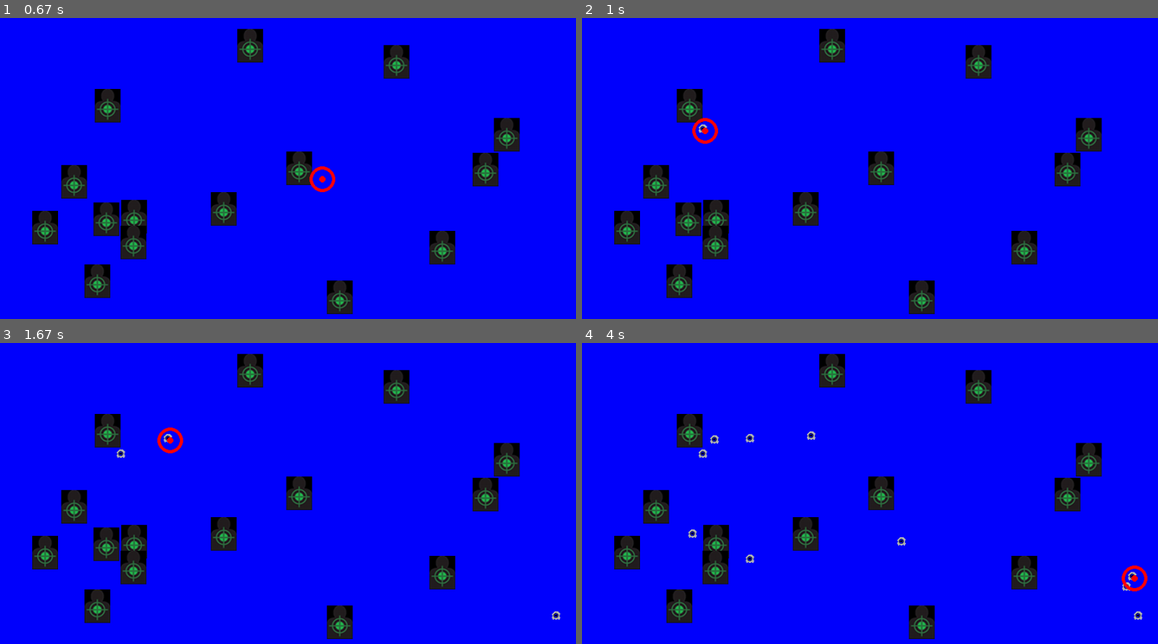
Above: before the commit, frames 1-4 (two rows, left to right).
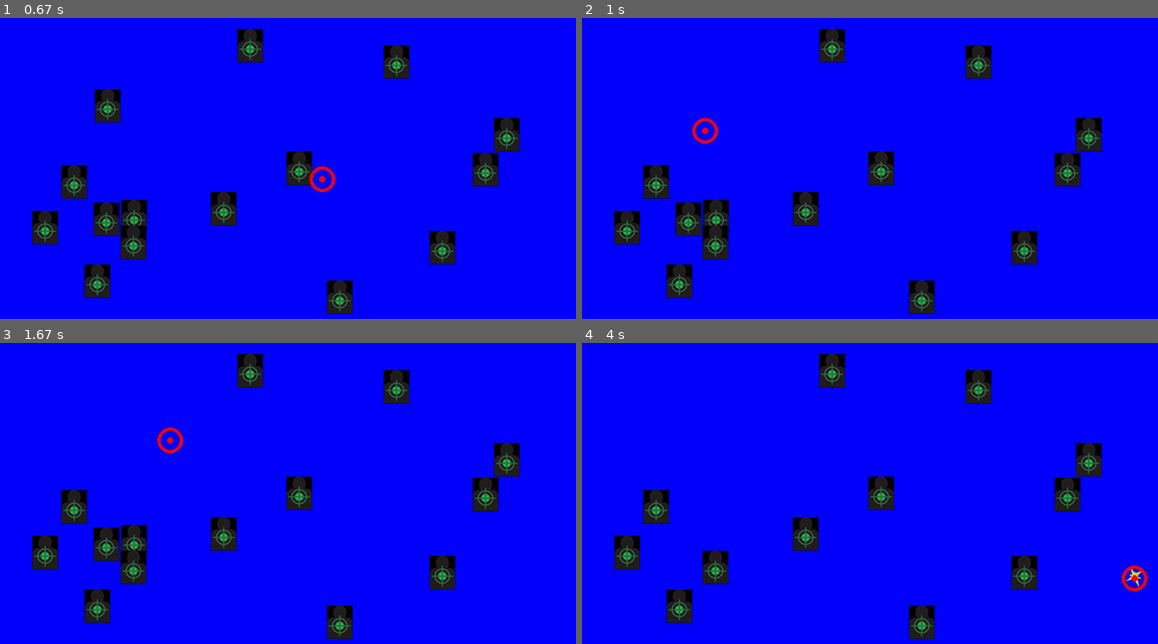
Above: after the commit, the same moments.

Repository: PerrottaJulian/Pygame-AimLab
Game: pygame game, started from borrador_aimlabs.py
The game is run twice, just before and just after one commit, with the same random seed, the same clock (stepped at 60 frames per second) and the same inputs.
Inputs (mouse positions are in pixels of both pictures, inside the frame that each line leads up to):
- Up to frame 1 (0.67 s): click (322, 180) at 0.38 s
- Up to frame 2 (1 s): click (702, 129) at 0.72 s
- Up to frame 3 (1.67 s): click (558, 616) at 1.05 s; click (167, 439) at 1.38 s
- Up to frame 4 (4 s): click (904, 541) at 1.72 s; click (812, 436) at 2.05 s; click (1129, 586) at 2.38 s; click (697, 535) at 2.72 s; click (714, 442) at 3.05 s; click (749, 559) at 3.38 s; click (1134, 577) at 3.72 s

Frame 1 is identical in both runs. In frame 2, 0.5% of the frame differs, in the area x 16-22%, y 23-39%; in frame 3, 0.6%; in frame 4, 1.3%, in the area x 16-98%, y 23-92%.

Commit message:
29/11/23
cambios en las carpetas

Diff:
--- a/main.py
+++ b/borrador_aimlabs.py
@@ -40,7 +40,7 @@
 class Shot(pygame.sprite.Sprite):
     def __init__(self):
         super().__init__()
-        self.image = pygame.image.load("sprites_sounds/disparo2.png").convert()
+        self.image = pygame.image.load("sprites_sounds/45724.png").convert()
         self.image.set_colorkey(full_black)
         self.rect = self.image.get_rect()
 
@@ -101,8 +101,8 @@
                 gameover = True
             elif event.type == pygame.MOUSEBUTTONDOWN:
                 shot = Shot()
-                shot.rect.x = mouse_pos[0] -10
-                shot.rect.y = mouse_pos[1] -10
+                shot.rect.x = mouse_pos[0] -15
+                shot.rect.y = mouse_pos[1] -20
 
                 shot_list.add(shot)
                 all_sprites_list.add(shot)
@@ -126,6 +126,11 @@
     #! Logica del Juego (pasar a funciones)
     for shot in shot_list:
         target_hit_list = pygame.sprite.spritecollide(shot, target_list, True)
+        r = random.randint(1,10)
+        if r == 1 :
+
+            shot_list.remove(shot)
+            all_sprites_list.remove(shot)
         for hit in target_hit_list:
             clang.play()
 
Renamed: animacion.py -> pygame_practise/animacion.py
Renamed: fondo.py -> pygame_practise/fondo.py
Renamed: mouse.py -> pygame_practise/mouse.py
Renamed: nieve.py -> pygame_practise/nieve.py
Binary file added: sprites_sounds/45724.png
Binary file changed: sprites_sounds/disparo1.png
Binary file removed: sprites_sounds/disparo2.jpg
Binary file changed: sprites_sounds/disparo2.png
